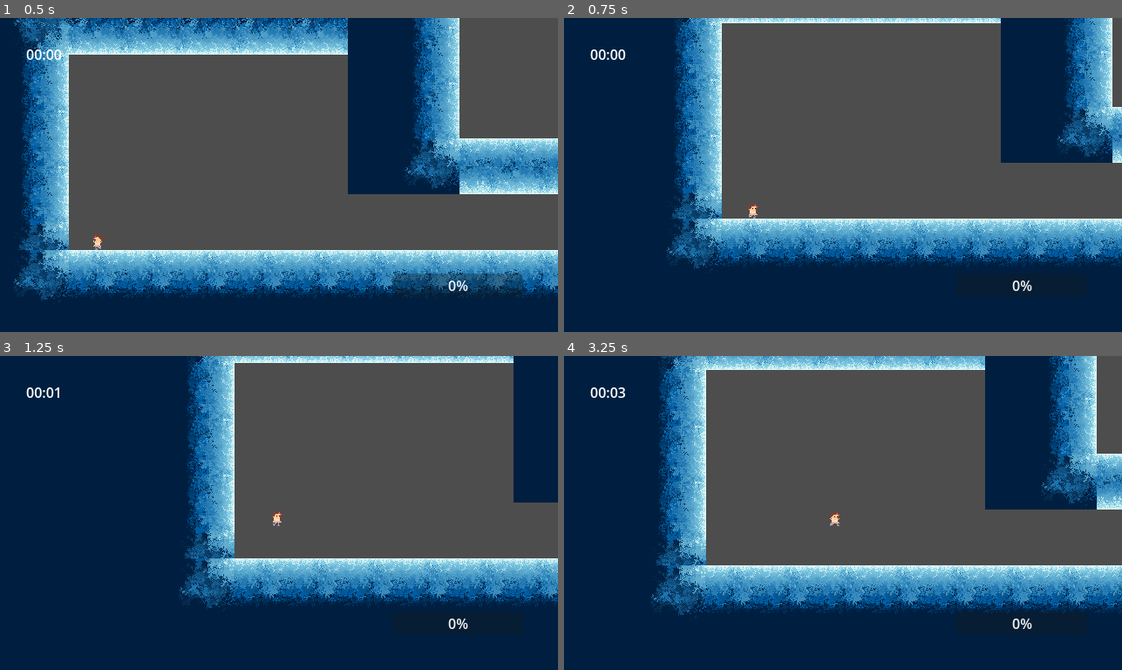
Above: before the commit, frames 1-4 (two rows, left to right).
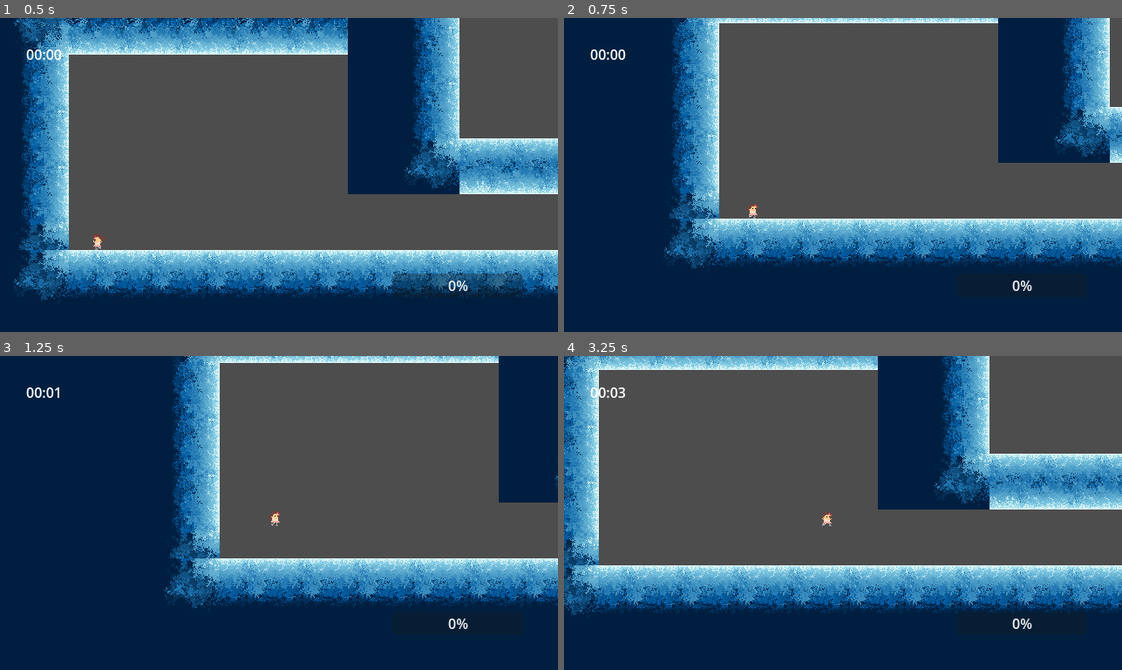
Above: after the commit, the same moments.

Repository: Bitsilisk/speedjam-8
Game: Godot game, scene res://scenes/testbed.tscn
Same seed, same stepped clock (60 frames per second), same inputs: the game is played once before the commit and once after it.
Inputs (mouse positions are in pixels of both pictures, inside the frame that each line leads up to):
- Up to frame 1 (0.5 s): no input
- Up to frame 2 (0.75 s): tap Enter (enter) at 0.5 s; move the mouse to (965, 159) at 0.52 s; hold D (move_right) from 0.53 s (still down); tap Shift (dash) at 0.6 s; click (965, 159) at 0.67 s
- Up to frame 3 (1.25 s): keep holding D (move_right); tap Space (jump) at 0.77 s
- Up to frame 4 (3.25 s): move the mouse to (731, 528) at 1.27 s; release D (move_right) at 1.28 s; hold Down (down) 1.28-2.03 s; tap Enter (enter) at 1.35 s; tap Space (jump) at 1.52, 3.02 s; move the mouse to (898, 443) at 2.02 s; hold D (move_right) 2.03-2.78 s; hold F 2.03-2.78 s; move the mouse to (815, 575) at 2.77 s; hold Up (up) from 2.78 s (still down); tap Q at 2.85 s; click (815, 575) at 2.92 s

Frame 1 is identical in both runs. In frame 2, 10% of the frame differs, in the area x 17-100%, y 0-80%; in frame 3, 13%; in frame 4, 44%, in the area x 0-100%, y 0-83%.

Commit message:
Update accelleration

Diff:
--- a/scenes/player.gd
+++ b/scenes/player.gd
@@ -3,7 +3,7 @@
 const SLAM_SENSITIVITY:float = 10
 const TOP_SPEED:float = 200
 const TOP_FLOW_SPEED:float = 400
-const SPEED:float = .1
+const SPEED:float = .2
 const JUMP_SPEED:float = 300
 const DASH_SPEED:float = 500
 const WALL_DISTANCE:int = 16
